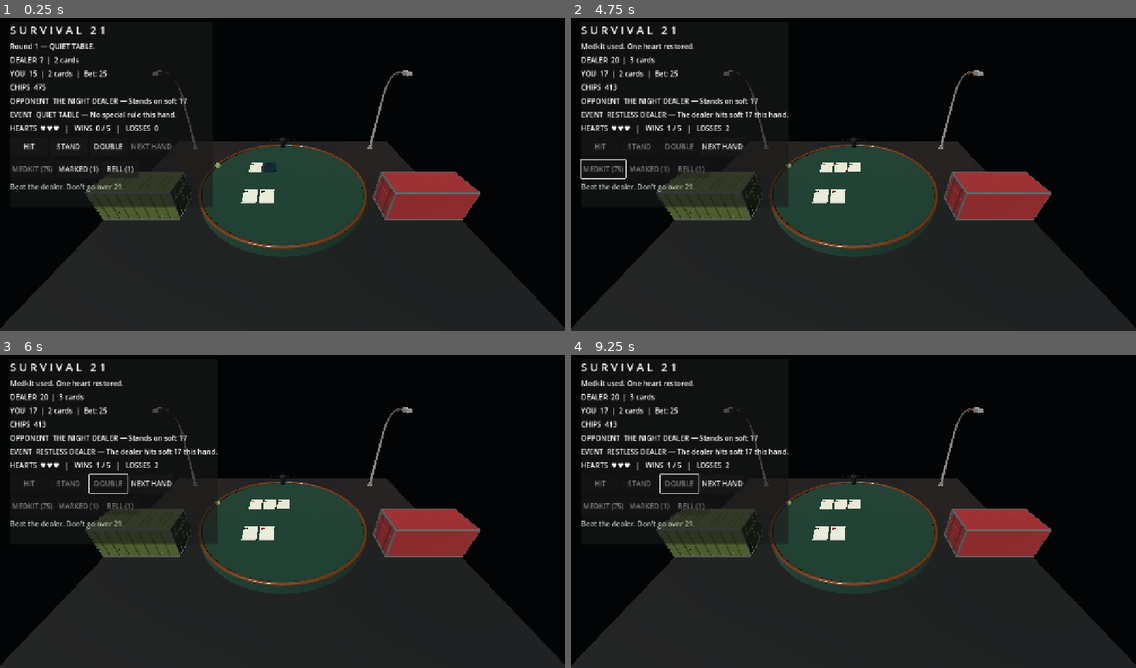
Above: before the commit, frames 1-4 (two rows, left to right).
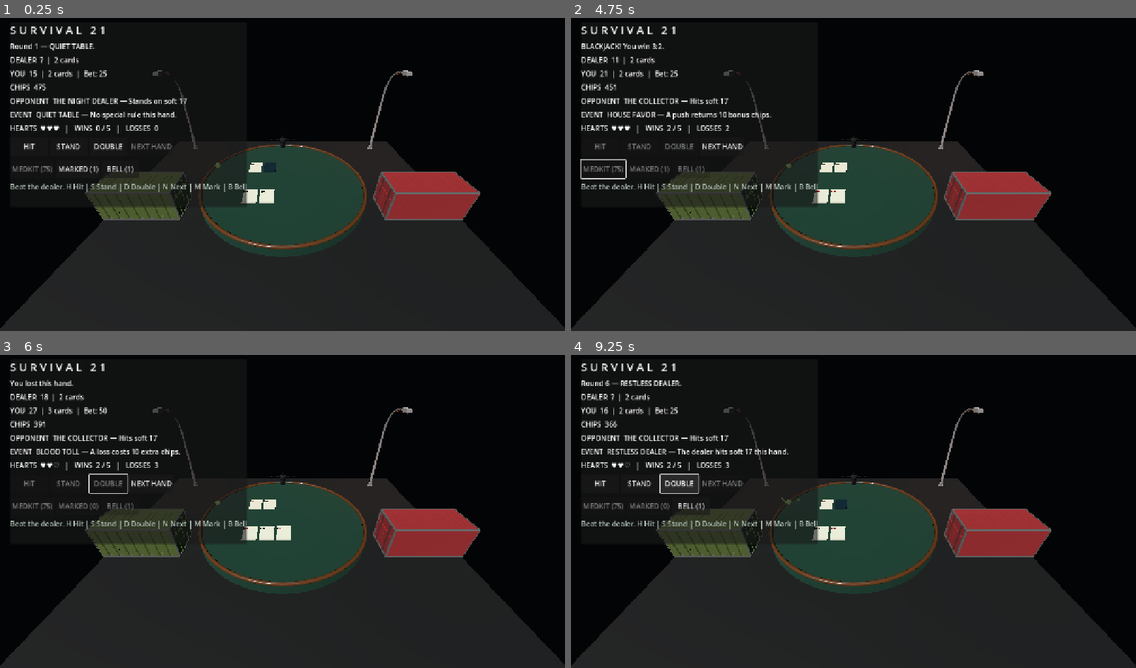
Above: after the commit, the same moments.

Repository: kage049754/Cgame
Game: Godot game, scene res://scenes/main.tscn
The game is run twice, just before and just after one commit, with the same random seed, the same clock (stepped at 60 frames per second) and the same inputs.
Inputs (mouse positions are in pixels of both pictures, inside the frame that each line leads up to):
- Up to frame 1 (0.25 s): no input
- Up to frame 2 (4.75 s): click "HIT" at 0.5 s; click "NEXT HAND" at 1.25 s; click "NEXT HAND" at 2 s; click "STAND" at 2.75 s; click "MEDKIT (75)" at 3.5 s; tap Enter at 4.25 s; hold D from 4.28 s (still down); tap H at 4.35 s; tap N at 4.55 s
- Up to frame 3 (6 s): tap Enter at 5 s; release D at 5.03 s; hold S 5.03-5.75 s; tap N at 5.1 s; tap M at 5.3 s; click (107, 483) at 5.75 s, where only the run after the commit has a clickable "DOUBLE"
- Up to frame 4 (9.25 s): tap Enter at 6.5, 8 s; hold D 6.53-8.03 s; tap M at 6.6 s; tap B at 6.8, 7.35 s; tap Space at 7.25, 8.75 s; tap R at 7.55, 8.1 s; hold S from 8.03 s (still down); tap H at 8.3, 8.85 s; tap N at 9.05 s

The runs differ from the first frame. In frame 1, 0.8% of the frame differs, in the area x 11-44%, y 41-61%; in frame 2, 1.9%; in frame 3, 2.0%, in the area x 1-52%, y 7-61%; in frame 4, 2.0%.

Commit message:
Add desktop keyboard controls and keyboard focus support

Diff:
--- a/scripts/main.gd
+++ b/scripts/main.gd
@@ -93,6 +93,27 @@
 	items.house_bells = clampi(int(state.get("house_bells", 1)), 0, SurvivalItemsState.STARTING_HOUSE_BELLS)
 	return true
 
+func _unhandled_key_input(event: InputEvent) -> void:
+	if not event is InputEventKey or not event.pressed or event.echo:
+		return
+	match event.keycode:
+		KEY_H:
+			_on_hit()
+		KEY_S:
+			_on_stand()
+		KEY_D:
+			_on_double()
+		KEY_N:
+			_on_next_hand()
+		KEY_M:
+			_on_marked_card()
+		KEY_B:
+			_on_house_bell()
+		KEY_R:
+			if restart_button.visible:
+				_on_restart()
+	get_viewport().set_input_as_handled()
+
 func _build_table() -> void:
 	var camera := Camera3D.new()
 	camera.position = Vector3(0, 7.2, 9.5)
@@ -249,7 +270,7 @@
 	column.add_child(restart_button)
 
 	var hint := Label.new()
-	hint.text = "Beat the dealer. Don't go over 21."
+	hint.text = "Beat the dealer. H Hit | S Stand | D Double | N Next | M Mark | B Bell"
 	hint.add_theme_color_override("font_color", Color(0.72, 0.78, 0.75))
 	column.add_child(hint)
 
@@ -257,6 +278,8 @@
 	var button := Button.new()
 	button.text = caption
 	button.custom_minimum_size = Vector2(86, 42)
+	button.focus_mode = Control.FOCUS_ALL
+	button.tooltip_text = caption
 	button.pressed.connect(callback)
 	return button
 
Not shown, changed: GAMEPLAY.md
